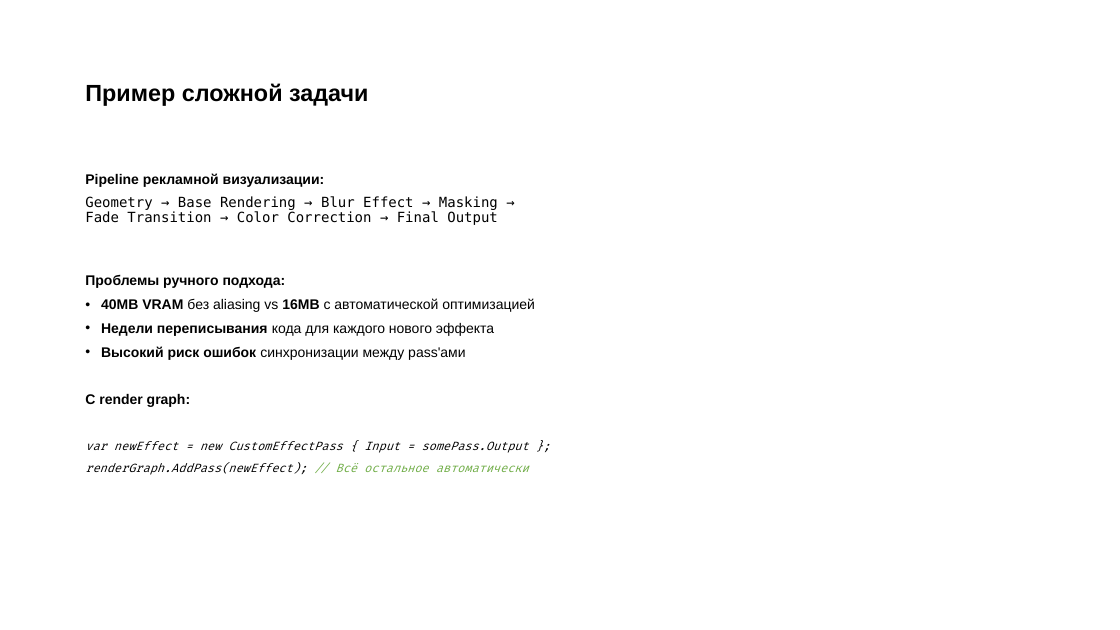
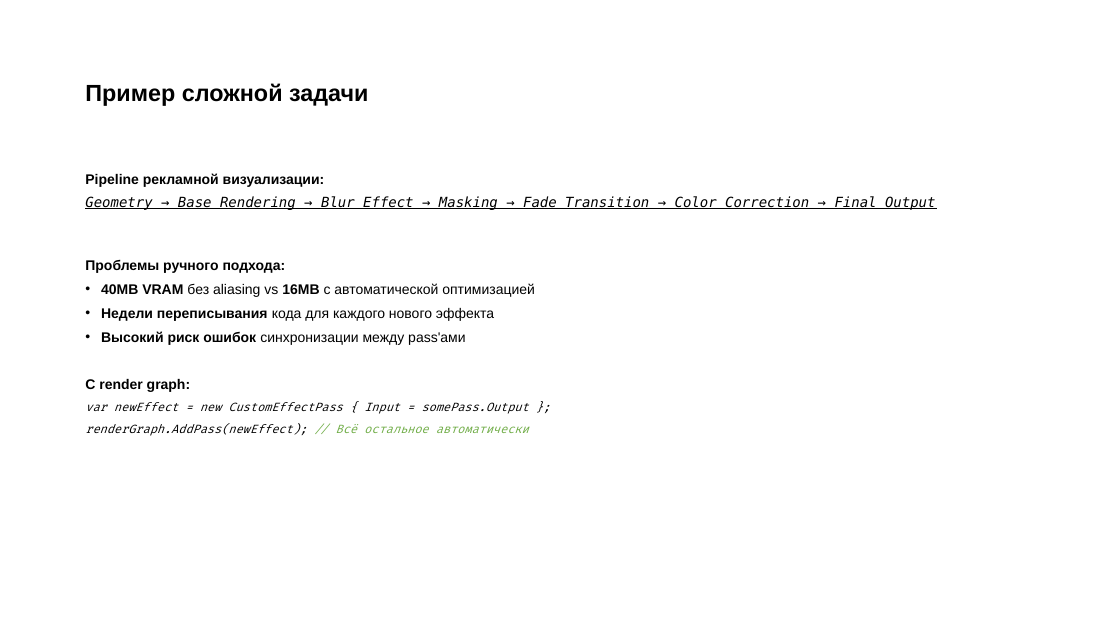
Before and after one commit to Plasmat1x/RenderGraph, a slide deck: slide 7 of doc/Presentation/RenderGraph.pptx (slide 5 before the commit). Drawn at 1120x630 pixels with LibreOffice and Linux fonts; fonts in the diff are those of the drawing. Boxes give left, top, right and bottom in pixels: in the first picture for what was removed or moved away, otherwise in the second. Text is boxed around its words. In the diff, an @@ line names an element or a change of style, - is before the commit and + after.

```diff
--- a/doc/Presentation/RenderGraph.pptx
+++ b/doc/Presentation/RenderGraph.pptx
@@ text at [85,196,936,210]: italic on, underline on in "Geometry → Base Rendering → Blur Effect ..." @@
```
Also in this commit, not shown: 2 other slides changed, 2 slides added, 1 other file.
